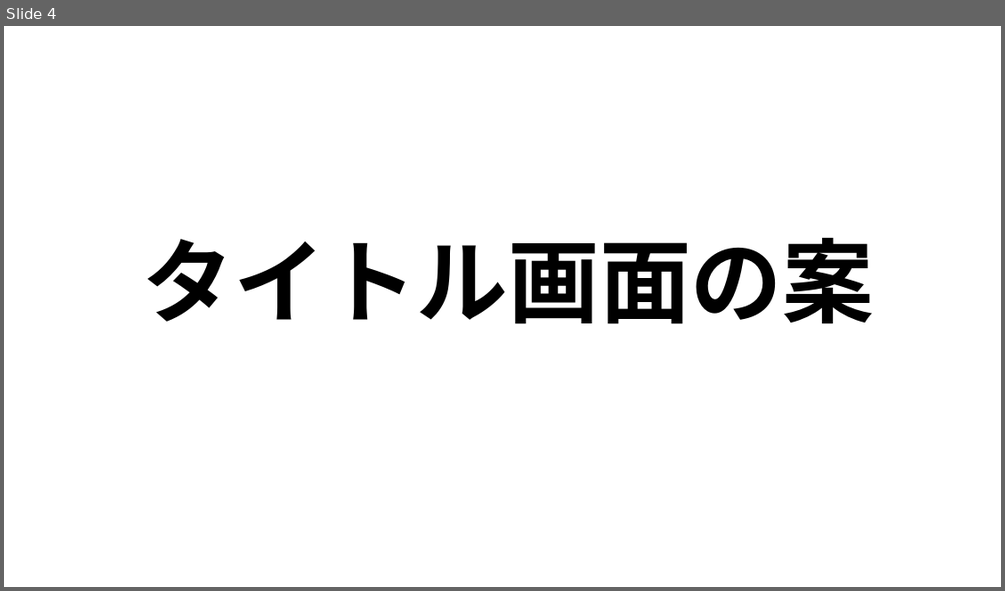
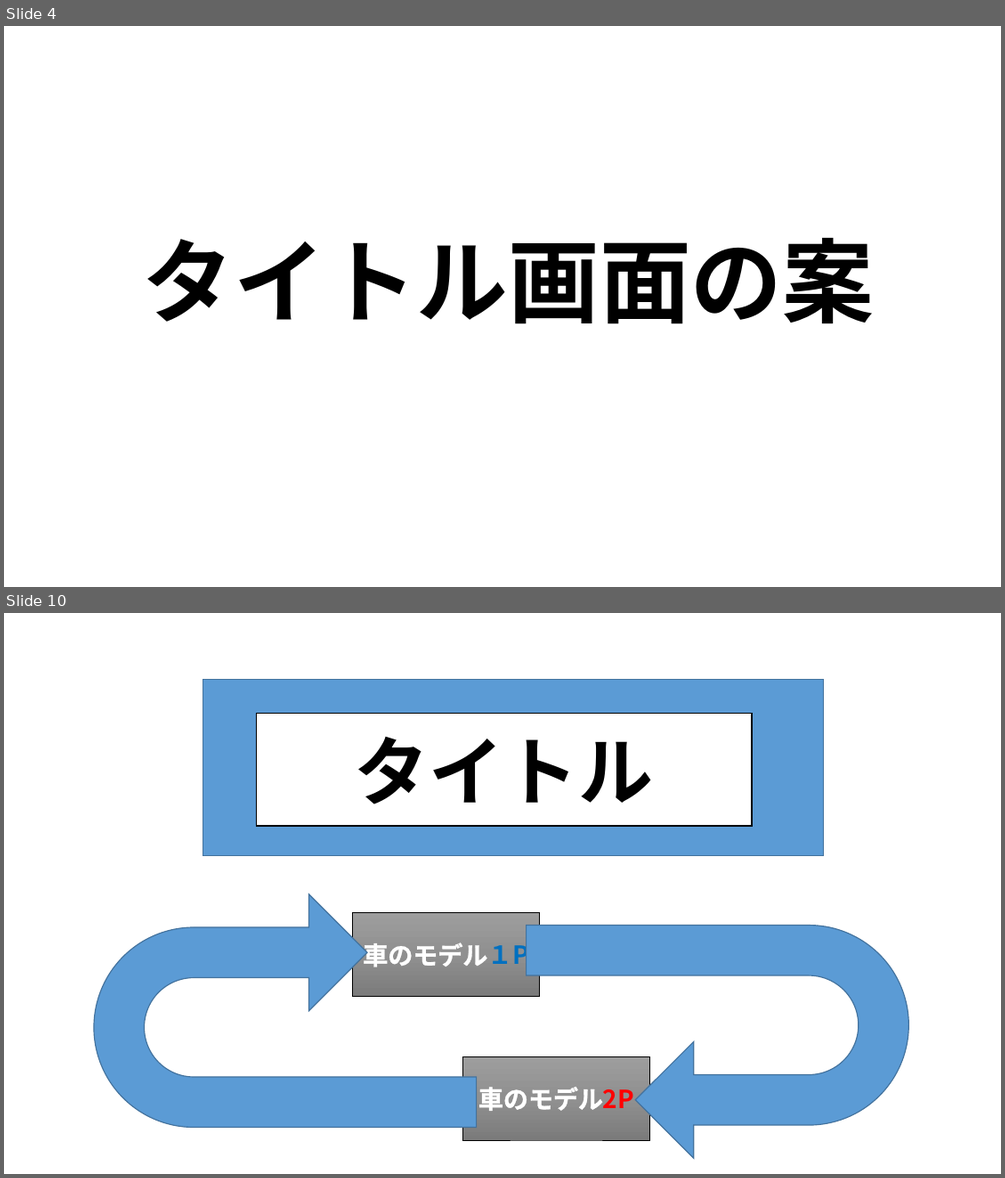
Before and after one commit to MizukiKato0416/sotsugyou_time_kato, a slide deck: 卒業制作_大元タイトル構成.pptx. Shown one above the other, each under a label of ours: slide 4 before the commit, slides 4 and 10 after it; the slides between them are not shown. The pictures are 1005x591 and 1005x1178 pixels, drawn with LibreOffice and Linux fonts; fonts in the diff are those of the drawing. Boxes give left, top, right and bottom in pixels: in the first picture for what was removed or moved away, otherwise in the second. Text is boxed around its words. In the diff, an @@ line names an element or a change of style, - is before the commit and + after.

```diff
--- a/卒業制作_大元タイトル構成.pptx
+++ b/卒業制作_大元タイトル構成.pptx
@@ slide 10 added at (4,613,1001,1174), background #FFFFFF @@
@@ rectangle added at (202,679,824,855), fill #5B9BD5, outline #43739E 1 pt @@
@@ rectangle added at (257,714,752,826), fill #FFFFFF, outline #000000 1 pt, 72 pt, text #000000, bold @@
+タイトル
@@ uturn arrow added at (94,894,477,1127), fill #5B9BD5, outline #43739E 1 pt @@
@@ rectangle added at (353,913,540,997), fill gradient #9D9D9D to #909090 to #7C7C7C, outline #000000 0.5 pt, 24 pt, text #FFFFFF, bold @@
+車のモデル１P
@@ uturn arrow added at (526,925,909,1159), fill #5B9BD5, outline #43739E 1 pt @@
@@ rectangle added at (463,1056,650,1140), fill gradient #9D9D9D to #909090 to #7C7C7C, outline #000000 0.5 pt, 24 pt, text #FFFFFF, bold @@
+車のモデル2P
```
Also in this commit, not shown: 1 slide changed, 10 other slides added, 4 slides removed.
